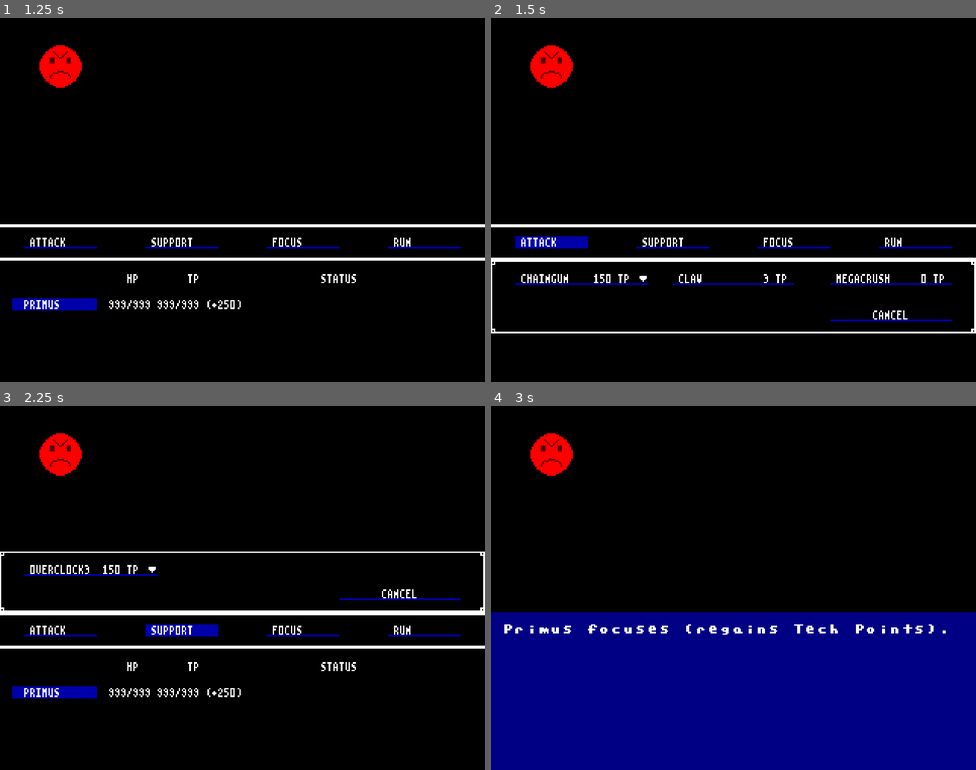
Above: before the commit, frames 1-4 (two rows, left to right).
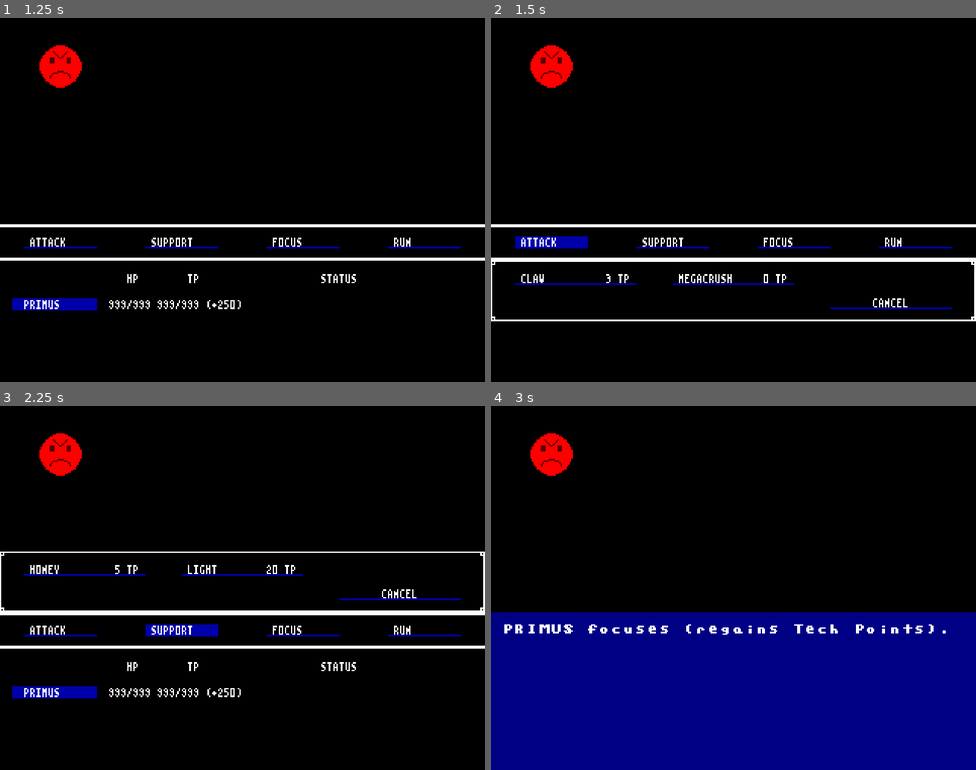
Above: after the commit, the same moments.

Repository: BeamBrain1/Morphose
Game: Godot game, scene res://Scenes/Global/root.tscn
The game is run twice, just before and just after one commit, with the same random seed, the same clock (stepped at 60 frames per second) and the same inputs. Sound files missing from this copy of the repository are replaced by a short silence.
Inputs (mouse positions are in pixels of both pictures, inside the frame that each line leads up to):
- Up to frame 1 (1.25 s): tap Enter (overworld_interact) at 0.5 s; move the mouse to (349, 181) at 0.52 s; hold Right (right) from 0.53 s (still down); click (349, 181) at 0.6 s
- Up to frame 2 (1.5 s): release Right (right) at 1.25 s; click "ATTACK" at 1.25 s
- Up to frame 3 (2.25 s): click "SUPPORT" at 2 s
- Up to frame 4 (3 s): click "FOCUS" at 2.75 s

Frame 1 is identical in both runs. In frame 2, 1.8% of the frame differs, in the area x 0-100%, y 70-87%; in frame 3, 0.4%; in frame 4, 0.1%.

Commit message:
Daily backup

Diff:
--- /dev/null
+++ b/Scenes/Battle/AttackAnimations/Frag Bomb3.tscn
@@ -0,0 +1,49 @@
+[gd_scene format=3 uid="uid://clfvqfqr5jyxm"]
+
+[ext_resource type="PackedScene" uid="uid://cdvdc1i8f3ugi" path="res://Scenes/Battle/AttackAnimations/AttackAnimation.tscn" id="1_q0gkj"]
+[ext_resource type="Texture2D" uid="uid://cahmhgkp6kqy5" path="res://Graphics/Attack/Claw1.png" id="2_ahrlg"]
+[ext_resource type="PackedScene" uid="uid://b1temncsapi63" path="res://Scenes/Battle/AttackAnimations/AttackSound.tscn" id="3_yfanr"]
+[ext_resource type="AudioStream" uid="uid://dxccceqf6uiv3" path="res://Audio/SFX/Attack/Claw.wav" id="4_4qt2r"]
+
+[sub_resource type="AtlasTexture" id="AtlasTexture_fmho3"]
+atlas = ExtResource("2_ahrlg")
+region = Rect2(0, 0, 32, 32)
+
+[sub_resource type="AtlasTexture" id="AtlasTexture_b2s5t"]
+atlas = ExtResource("2_ahrlg")
+region = Rect2(32, 0, 32, 32)
+
+[sub_resource type="AtlasTexture" id="AtlasTexture_6kwl7"]
+atlas = ExtResource("2_ahrlg")
+region = Rect2(64, 0, 32, 32)
+
+[sub_resource type="AtlasTexture" id="AtlasTexture_36s5x"]
+atlas = ExtResource("2_ahrlg")
+region = Rect2(96, 0, 32, 32)
+
+[sub_resource type="SpriteFrames" id="SpriteFrames_oqwil"]
+animations = [{
+"frames": [{
+"duration": 1.0,
+"texture": SubResource("AtlasTexture_fmho3")
+}, {
+"duration": 1.0,
+"texture": SubResource("AtlasTexture_b2s5t")
+}, {
+"duration": 1.0,
+"texture": SubResource("AtlasTexture_6kwl7")
+}, {
+"duration": 1.0,
+"texture": SubResource("AtlasTexture_36s5x")
+}],
+"loop": false,
+"name": &"default",
+"speed": 12.0
+}]
+
+[node name="Claw1" unique_id=678900228 instance=ExtResource("1_q0gkj")]
+sprite_frames = SubResource("SpriteFrames_oqwil")
+centered = false
+
+[node name="AttackSound" parent="." index="0" unique_id=582887907 instance=ExtResource("3_yfanr")]
+stream = ExtResource("4_4qt2r")
--- a/Scenes/Battle/Combatant.gd
+++ b/Scenes/Battle/Combatant.gd
@@ -75,7 +75,7 @@
 
 
 func getName() -> String:
-	return morphose.name
+	return morphose.name.to_upper()
 
 
 func initializeHP() -> void:
@@ -114,9 +114,9 @@
 
 func pushDamageMessage(amount: int) -> void:
 	if amount == 0:
-		pushBattleMessage("Couldn't pierce their armor.")
+		pushBattleMessage("Couldn't pierce " + getName() + " armor.")
 	else:
-		pushBattleMessage(str(amount) + " damage.")
+		pushBattleMessage(getName() + " takes " + str(amount) + " damage.")
 
 
 func pushBurningMessage(amount: int) -> void:
--- a/Scenes/Battle/EnemyCombatant.gd
+++ b/Scenes/Battle/EnemyCombatant.gd
@@ -12,9 +12,9 @@
 
 func getName() -> String:
 	if number_in_battle == 1:
-		return morphose.name
-	else:
-		return morphose.name + " " + str(number_in_battle)
+		return morphose.name.to_upper()
+	else:
+		return morphose.name.to_upper() + " " + str(number_in_battle)
 
 # Determines how much bio-energy this combatant awards upon defeat
 # Determined by combined stats and value of installed blueprints
--- a/Scenes/Battle/UI/EnemyDisplay.tscn
+++ b/Scenes/Battle/UI/EnemyDisplay.tscn
@@ -1,6 +1,5 @@
 [gd_scene format=3 uid="uid://ssie3f4v1ma1"]
 
-[ext_resource type="Shader" uid="uid://lgia7c74eldg" path="res://Scenes/Battle/UI/EnemyDisplay.gdshader" id="1_ktykr"]
 [ext_resource type="FontFile" uid="uid://cuewupmjgt640" path="res://Fonts/Morphont Thin.ttf" id="1_q0v1e"]
 [ext_resource type="Texture2D" uid="uid://ddu5402kbif1o" path="res://Graphics/UI/Battle/enemy_select.png" id="2_q0v1e"]
 [ext_resource type="StyleBox" uid="uid://d38l8e77lf4dm" path="res://Graphics/UI/Styleboxes/button_pressed.tres" id="3_xojdu"]
@@ -29,8 +28,22 @@
 
 [sub_resource type="StyleBoxEmpty" id="StyleBoxEmpty_q0v1e"]
 
+[sub_resource type="Shader" id="Shader_ktykr"]
+code = "shader_type canvas_item;
+
+uniform bool defeated;
+
+const vec4 defeated_subtractor = vec4(0.3333, 0.3333, 0.3333, 0.0);
+
+void fragment() {
+	if (defeated)
+		COLOR -= defeated_subtractor;
+}
+"
+
 [sub_resource type="ShaderMaterial" id="ShaderMaterial_ktykr"]
-shader = ExtResource("1_ktykr")
+resource_local_to_scene = true
+shader = SubResource("Shader_ktykr")
 shader_parameter/defeated = false
 
 [sub_resource type="LabelSettings" id="LabelSettings_q0v1e"]
--- a/Scenes/Battle/UI/enemy_display.gd
+++ b/Scenes/Battle/UI/enemy_display.gd
@@ -82,6 +82,8 @@
 
 
 func getEaten() -> void:
+	if not enemy.morphose.gives_bio_energy:	# Don't eat inedible enemies
+		return
 	var eaten_chunk: ColorRect = EatenChunk.instantiate()
 	var chunk_positions: Array[Vector2]		# Figure out all positions we'll need chunks to completely cover enemy sprite
 	for y in range(0, $EnemySprite.texture.get_height(), int(eaten_chunk.size.y)):
--- a/Scenes/Controllers/ControllerBattle.gd
+++ b/Scenes/Controllers/ControllerBattle.gd
@@ -129,7 +129,7 @@
 			$BattleMessageDisplay.pushBattleMessage("Failed to escape!")
 	elif finalized_action == Combatant.ACTION.BLUEPRINT:
 		if blueprint.multitarget:
-			executeMultitargetBlueprint(actor, blueprint, getTargetList(actor, blueprint))
+			await executeMultitargetBlueprint(actor, blueprint, getTargetList(actor, blueprint))
 		elif blueprint is BlueprintSupport and blueprint.self_only:
 			await executeBlueprint(actor, blueprint, actor)
 		else:
@@ -175,6 +175,8 @@
 	pushCombatantBattleMessages(user)
 	showBattleMessages(false, false, true)
 
+	await playBlueprintUseAnimation(user, blueprint, target)
+
 	if blueprint is BlueprintAttack:
 		await applyAttack(user, blueprint, target)
 	elif blueprint is BlueprintSupport:
@@ -186,7 +188,6 @@
 	elif blueprint.special.matchn("bud"):
 		specialReinforce("Z-Spawn", 4)
 	updateCombatantStatusDisplays()
-	showBattleMessages(false, true)
 
 
 func specialReinforce(enemy_type: String, num_joiners: int) -> void:
@@ -199,20 +200,37 @@
 func executeMultitargetBlueprint(user, blueprint: Blueprint, target_list: Array) -> void:
 	user.spendTP(blueprint.getTechPointCost())
 	pushCombatantBattleMessages(user)
+	showBattleMessages(false, false, true)
+
+	await playBlueprintUseAnimation(user, blueprint)
 
 	if blueprint is BlueprintAttack:
 		for target in target_list:
 			if not target.isDefeated():
-				applyAttack(user, blueprint, target, true)
+				await applyAttack(user, blueprint, target, target == target_list.back())
 	elif blueprint is BlueprintSupport:
 		for target in target_list:
-			applySupport(user, blueprint, target, true)
+			await applySupport(user, blueprint, target, target == target_list.back())
 	else:
 		push_error("Unknown blueprint type for " + blueprint.getDialogDisplayName())
 
 
-# multitarget: is the target being hit by a multitarget blueprint?
-func applyAttack(user, blueprint: BlueprintAttack, target, multitarget: bool = false) -> void:
+func playBlueprintUseAnimation(user, blueprint, target = null):
+	if blueprint.hasAnimation():
+		var attack_anim: AttackAnimation = blueprint.getUseAnimation()
+		add_child(attack_anim)
+		if target is EnemyCombatant:	# Center single-target player attacks on enemy sprite
+			attack_anim.global_position = $EnemyDisplayGrid.getCombatantDisplay(target).global_position
+		elif user is PartyCombatant and blueprint is BlueprintAttack and blueprint.multitarget:
+			pass	# For multitarget attacks launched by party, show but do not change position
+		else:	# Visible animations don't play for enemy attacks or any support abilities
+			attack_anim.hide()
+		attack_anim.start(user is EnemyCombatant)
+		await attack_anim.finished_playing
+
+
+# last_target: is this combatant the last target of the blueprint (always true for single-target blueprints)?
+func applyAttack(user, blueprint: BlueprintAttack, target, last_target: bool = true) -> void:
 
 	var successful_hits: int = 0
 	var critical_hits: int = 0
@@ -230,17 +248,6 @@
 
 	damage = target.finishReceivingAttack(blueprint.damageless)
 
-	# Don't play the animation if multitarget; animation plays in multitarget function call
-	if blueprint.hasAnimation() and not multitarget:
-		var attack_anim: AttackAnimation = blueprint.getUseAnimation()
-		add_child(attack_anim)
-		if target is EnemyCombatant:
-			attack_anim.global_position = $EnemyDisplayGrid.getCombatantDisplay(target).global_position
-		else:
-			attack_anim.hide()
-		attack_anim.start(user is EnemyCombatant)
-		await attack_anim.finished_playing
-
 	if successful_hits > 0:
 		await get_tree().create_timer(ATTACK_ANIM_TO_HIT_ANIM_DELAY).timeout
 		if target is EnemyCombatant:
@@ -248,24 +255,22 @@
 				await $EnemyDisplayGrid.getCombatantDisplay(target).hitFlash()
 			else:
 				await $EnemyDisplayGrid.getCombatantDisplay(target).hitNoDamage()
+			$EnemyDisplayGrid.getCombatantDisplay(target).updateDisplay()
 		else:
 			if blueprint.damageless or damage > 0:
 				await partyMemberHitScreenShake()
 			else:
 				await partyMemberHitNoDamage()
 	pushCombatantBattleMessages(target)
-	await showBattleMessages(false, true)
-
-
-# Don't play the animation if multitarget; animation plays in multitarget function call
-func applySupport(user, blueprint: BlueprintSupport, target, multitarget: bool = false) -> void:
+	await showBattleMessages(false, true, not last_target)
+
+
+# last_target: is this combatant the last target of the blueprint (always true for single-target blueprints)?
+func applySupport(user, blueprint: BlueprintSupport, target, last_target: bool = true) -> void:
 	target.receiveSupport(blueprint, user == target)
-	if blueprint.hasAnimation() and not multitarget:
-		var attack_anim: AttackAnimation = blueprint.getUseAnimation()
-		attack_anim.hide()	# Support abilities have only sounds - no visible animations
-		attack_anim.start(user is EnemyCombatant)
-		await attack_anim.finished_playing
+	await get_tree().create_timer(ATTACK_ANIM_TO_HIT_ANIM_DELAY).timeout
 	pushCombatantBattleMessages(target)
+	await showBattleMessages(false, true, not last_target)
 
 
 # Party is defeated when all members dead
@@ -365,8 +370,8 @@
 		$BattleMessageDisplay.pushBattleMessage(message)
 
 
-func showBattleMessages(manual_clear_only: bool = false, append: bool = false, persist: bool = false):
-	if $BattleMessageDisplay.hasMessagesWaiting():
+func showBattleMessages(manual_clear_only: bool = false, append: bool = false, persist: bool = false, force_show: bool = false):
+	if $BattleMessageDisplay.hasMessagesWaiting() or force_show:
 		$BattleMessageDisplay.displayMessages(manual_clear_only, append, persist)
 		await $BattleMessageDisplay.end_display
 
--- a/Scenes/Controllers/ControllerBattle.tscn
+++ b/Scenes/Controllers/ControllerBattle.tscn
@@ -2,10 +2,10 @@
 
 [ext_resource type="Script" uid="uid://c81e8g24jglxj" path="res://Scenes/Controllers/ControllerBattle.gd" id="1_xpctl"]
 [ext_resource type="PackedScene" uid="uid://dflf7vsvxe5wq" path="res://Scenes/Battle/UI/PartyStatusDisplay.tscn" id="6_gpcgo"]
+[ext_resource type="AudioStream" uid="uid://bqc7r8af2gnbo" path="res://Audio/SFX/Battle/PartyMemberHit.wav" id="6_ivt5q"]
 [ext_resource type="PackedScene" uid="uid://dx01ss867apo1" path="res://Scenes/Battle/UI/BattleActionMenu.tscn" id="7_e57gr"]
 [ext_resource type="PackedScene" uid="uid://babhdsnfnirth" path="res://Scenes/Battle/UI/EnemyDisplayGrid.tscn" id="8_78gec"]
 [ext_resource type="PackedScene" uid="uid://cuxhos122qym0" path="res://Scenes/Battle/UI/BattleMessageDisplay.tscn" id="8_spact"]
-[ext_resource type="AudioStream" uid="uid://kvj0532jwiwi" path="res://Audio/SFX/Battle/AttackHit.wav" id="9_78gec"]
 [ext_resource type="AudioStream" uid="uid://bjr0sj6inxmba" path="res://Audio/SFX/Battle/NoDamageHit.wav" id="10_3vpp8"]
 
 [node name="ControllerBattle" type="Node2D" unique_id=1891342347]
@@ -30,7 +30,7 @@
 visible = false
 
 [node name="AudioPartyMemberHit" type="AudioStreamPlayer" parent="." unique_id=82364201]
-stream = ExtResource("9_78gec")
+stream = ExtResource("6_ivt5q")
 
 [node name="AudioPartyMemberHitNoDamage" type="AudioStreamPlayer" parent="." unique_id=1145957916]
 stream = ExtResource("10_3vpp8")
--- a/Scenes/Global/Tables/party_member_table.gd
+++ b/Scenes/Global/Tables/party_member_table.gd
@@ -31,8 +31,8 @@
 		primus.speed = PartyMember.STAT_CAP
 		primus.installBlueprint(Blueprint.getBlueprintFromGlobalList("MegaCrush", 1), true)
 		primus.installBlueprint(Blueprint.getBlueprintFromGlobalList("Claw", 1), true)
-		primus.installBlueprint(Blueprint.getBlueprintFromGlobalList("Auto Rifle", 3), true)
-		primus.installBlueprint(Blueprint.getBlueprintFromGlobalList("Overclock", 3), true)
+		primus.installBlueprint(Blueprint.getBlueprintFromGlobalList("Honey", 1), true)
+		primus.installBlueprint(Blueprint.getBlueprintFromGlobalList("Light", 1), true)
 
 	defector = PartyMember.new()
 	defector.name = PartyMember.PARTY_MEMBER_DEFECTOR_NAME
Not shown, added: Audio/SFX/Battle/PartyMemberHit.wav.import
Not shown, changed: Audio/SFX/Battle/EatStep.wav
Not shown, added: Audio/SFX/Battle/PartyMemberHit.wav
